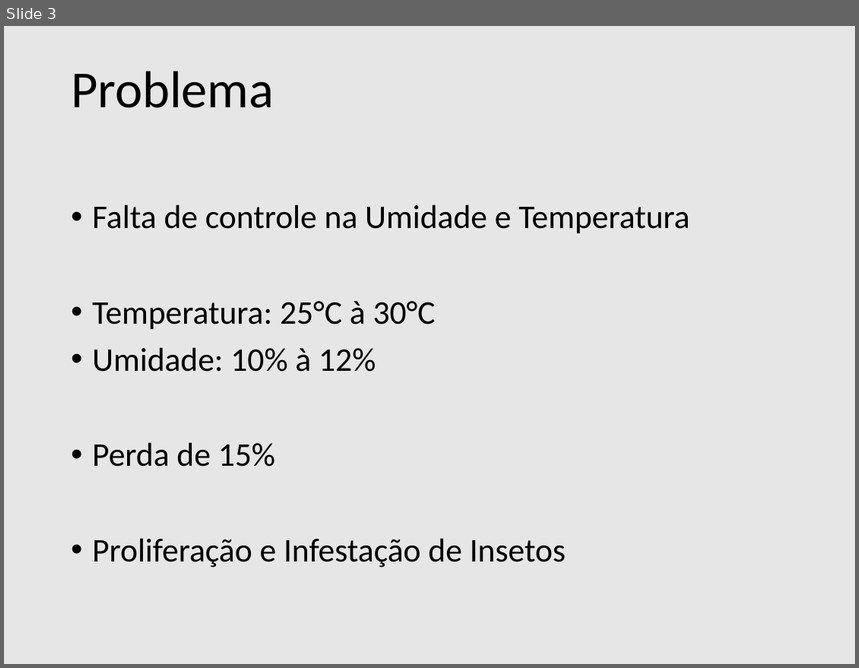
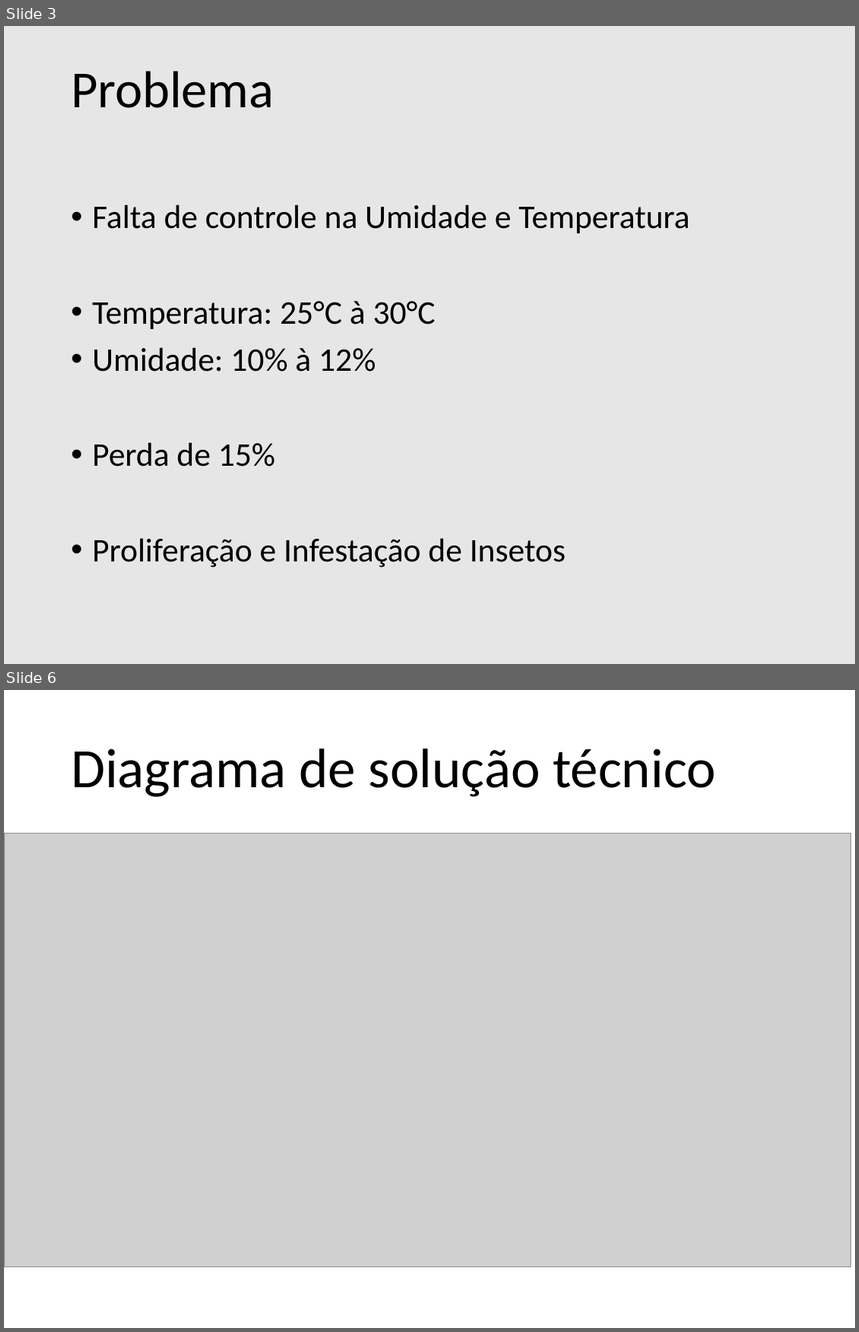
Before and after one commit to grupo10sp2/arquivos_projeto, a slide deck: Apresentação/Apresentação.pptx. Shown one above the other, each under a label of ours: slide 3 before the commit, slides 3 and 6 after it; the slides between them are not shown. The pictures are 859x668 and 859x1332 pixels, drawn with LibreOffice and Linux fonts; fonts in the diff are those of the drawing; grey boxes stand for pictures. Boxes give left, top, right and bottom in pixels: in the first picture for what was removed or moved away, otherwise in the second. Text is boxed around its words. In the diff, an @@ line names an element or a change of style, - is before the commit and + after.

```diff
--- a/Apresentação/Apresentação.pptx
+++ b/Apresentação/Apresentação.pptx
@@ slide 6 added at <box>4,690,855,1328</box>, background #FFFFFF @@
@@ title added at <box>71,749,716,797</box>, 47 pt, text #000000 @@
+Diagrama de solução técnico
@@ picture added at <box>4,833,851,1267</box> @@
```
Also in this commit, not shown: 3 other slides added, 1 slide removed, 1 other file.
